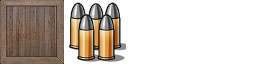
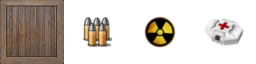
Layered file, before and after one edit (w=256, h=64). Changes by layer:
added layer "health-pack" above "Radio-active" over box(204, 18, 244, 46)
added layer "Radio-active" above "Ammo" over box(144, 16, 176, 48)
painted on "Ammo" over box(68, 2, 126, 62)
